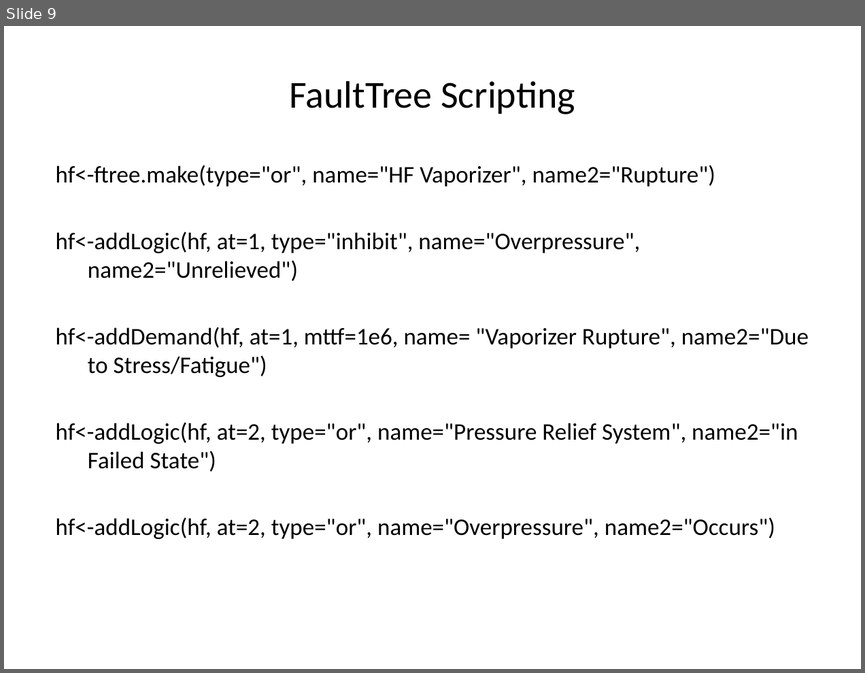
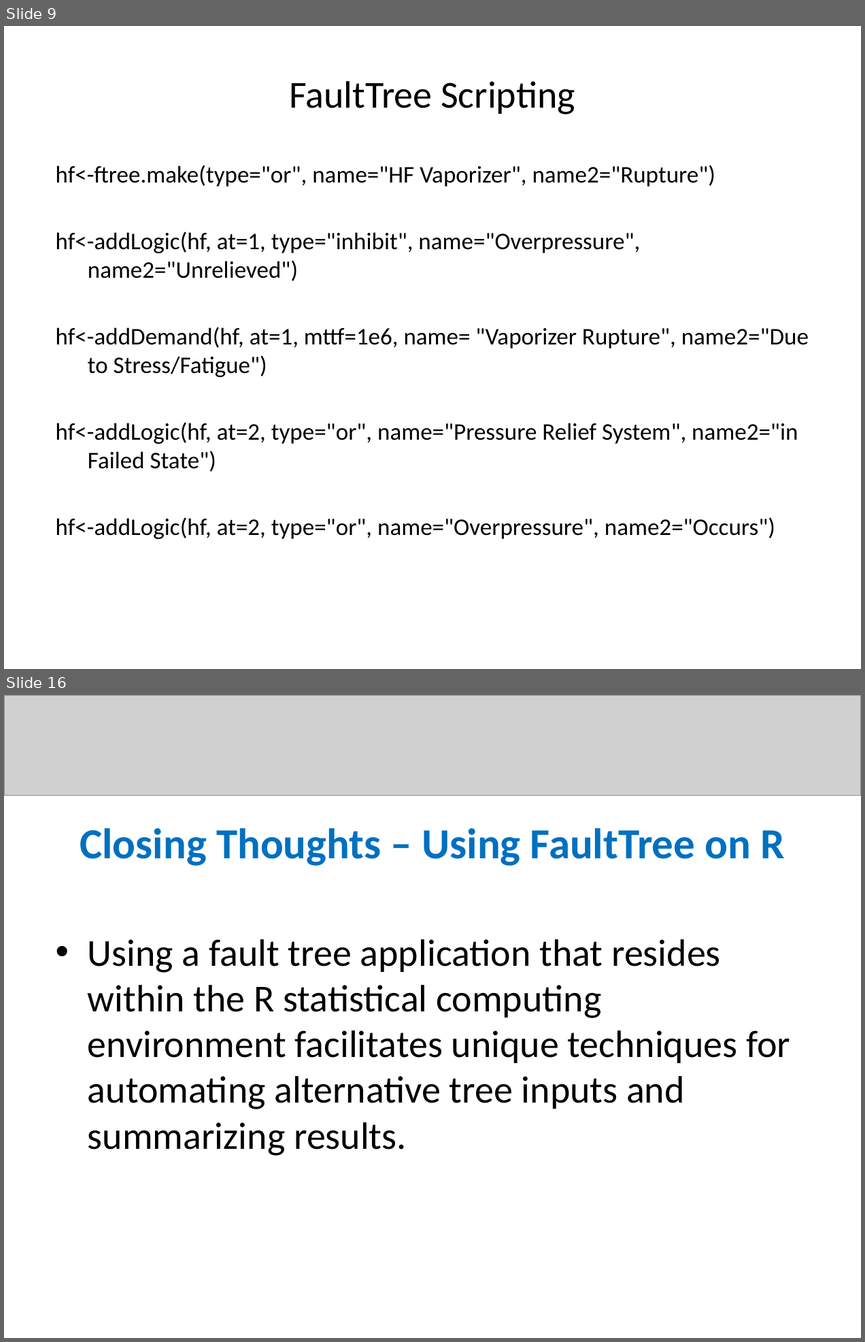
Before and after one commit to openrelia/ModelingAlternativeInspections, a slide deck: ModelingAlternativeInspections.pptx. Shown one above the other, each under a label of ours: slide 9 before the commit, slides 9 and 16 after it; the slides between them are not shown. The pictures are 865x673 and 865x1342 pixels, drawn with LibreOffice and Linux fonts; fonts in the diff are those of the drawing; grey boxes stand for pictures. Boxes give left, top, right and bottom in pixels: in the first picture for what was removed or moved away, otherwise in the second. Text is boxed around its words. In the diff, an @@ line names an element or a change of style, - is before the commit and + after.

```diff
--- a/ModelingAlternativeInspections.pptx
+++ b/ModelingAlternativeInspections.pptx
@@ slide 16 added at box(4, 695, 861, 1338), background #FFFFFF @@
@@ picture added at box(4, 695, 861, 795) @@
@@ title added at box(79, 828, 784, 866), 36 pt, text #0070C0, bold @@
+Closing Thoughts – Using FaultTree on R
@@ text added at box(88, 939, 790, 1155), 32 pt, text #000000 @@
+• Using a fault tree application that resides within the R statistical computing environment facilitates unique techniques for automating alternative tree inputs and summarizing results.
```
Also in this commit, not shown: 12 slides changed, 1 other file.
